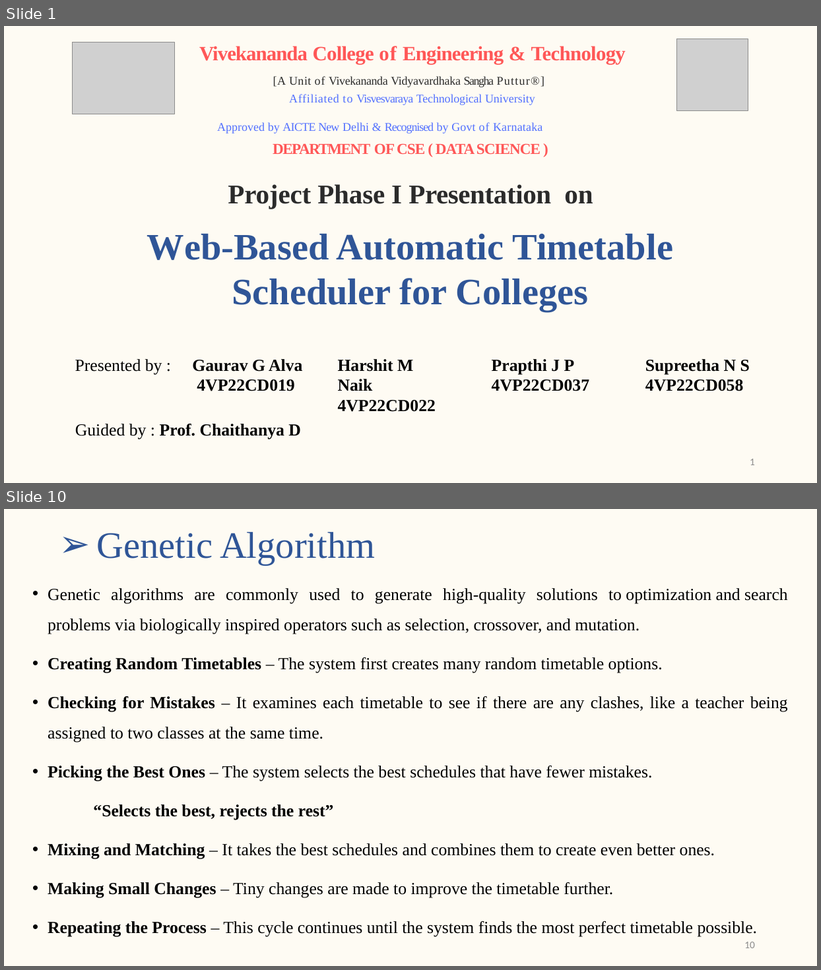
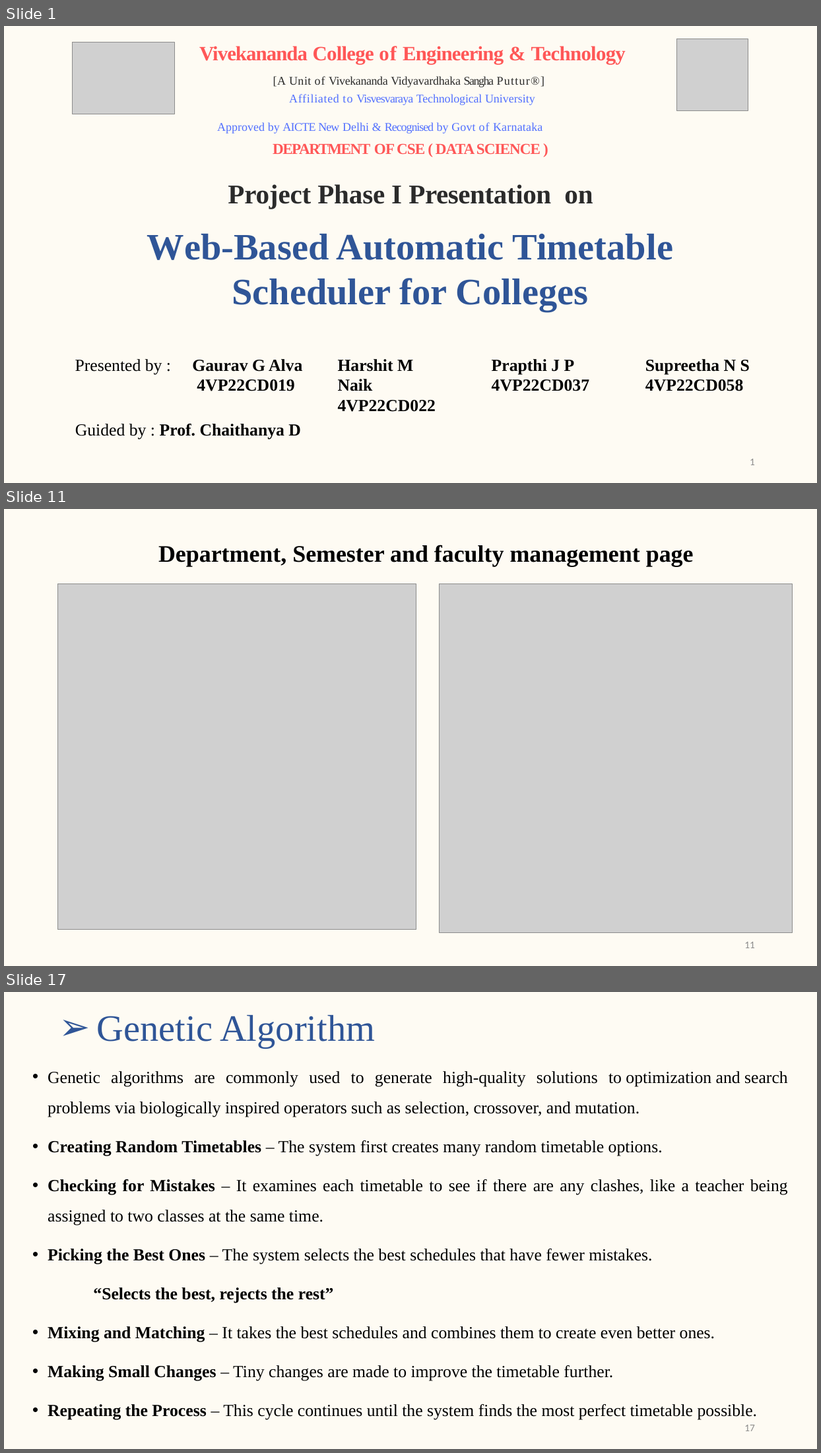
Before and after one commit to gaurav-g-alva/Collection, a slide deck: Project-Complete docs/Synopsis Presentation.pptx. Shown one above the other, each under a label of ours: slides 1 and 10 before the commit, slides 1, 11 and 17 after it; the slides between them are not shown. The pictures are 821x970 and 821x1453 pixels, drawn with LibreOffice and Linux fonts; fonts in the diff are those of the drawing; grey boxes stand for pictures. Boxes give left, top, right and bottom in pixels: in the first picture for what was removed or moved away, otherwise in the second. Text is boxed around its words. In the diff, an @@ line names an element or a change of style, - is before the commit and + after.

```diff
--- a/Project-Complete docs/Synopsis Presentation.pptx
+++ b/Project-Complete docs/Synopsis Presentation.pptx
@@ slide 11 added at box(4, 509, 817, 966), background #FEF9E8 at 51% opacity @@
@@ text added at box(158, 545, 694, 566), 28 pt, text #000000, bold @@
+Department, Semester and faculty management page
@@ picture added at box(58, 584, 417, 930) @@
@@ picture added at box(440, 584, 792, 933) @@
@@ page number added at box(745, 942, 755, 949), 12 pt, text #8C8C8C @@
+11
@@ what was slide 10 is now slide 17 @@
@@ page number at box(745, 1425, 755, 1432): text changed @@
-10
+17
```
Also in this commit, not shown: 6 slides changed, 8 other slides added, 2 slides removed, 1 other file.
